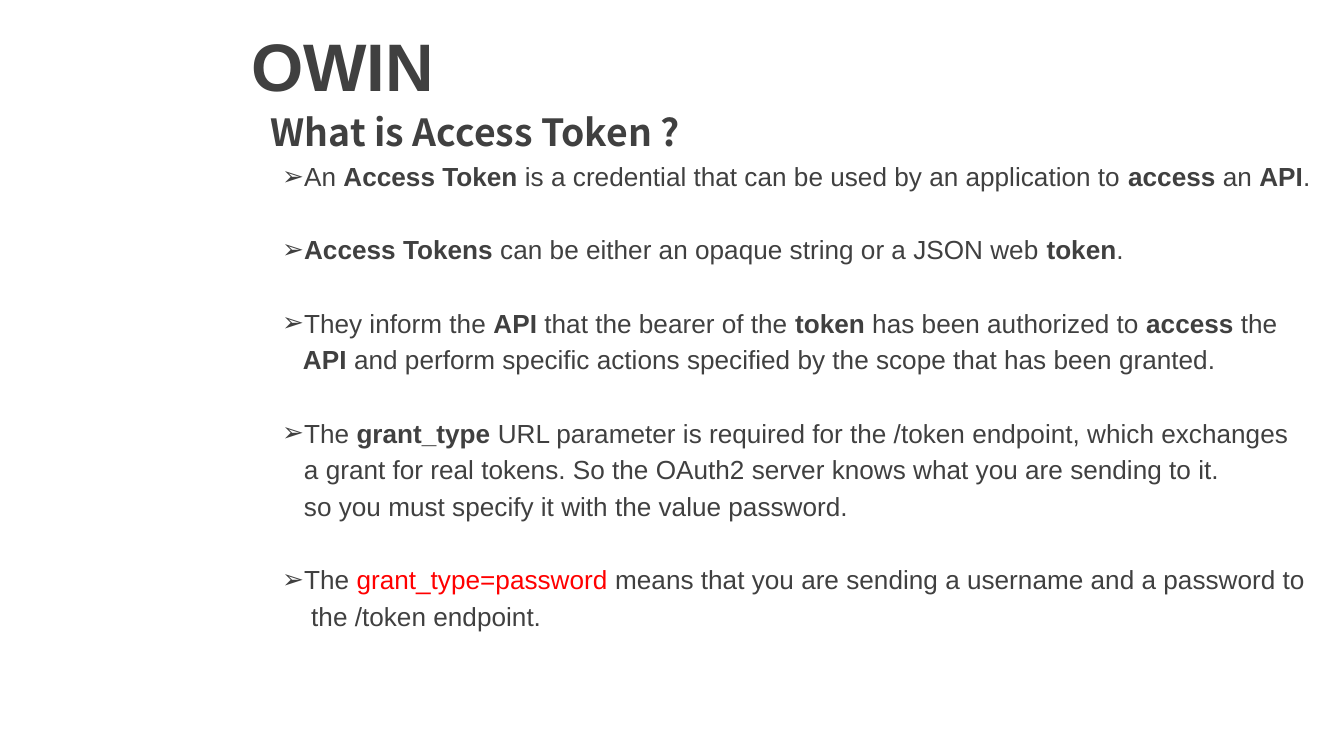
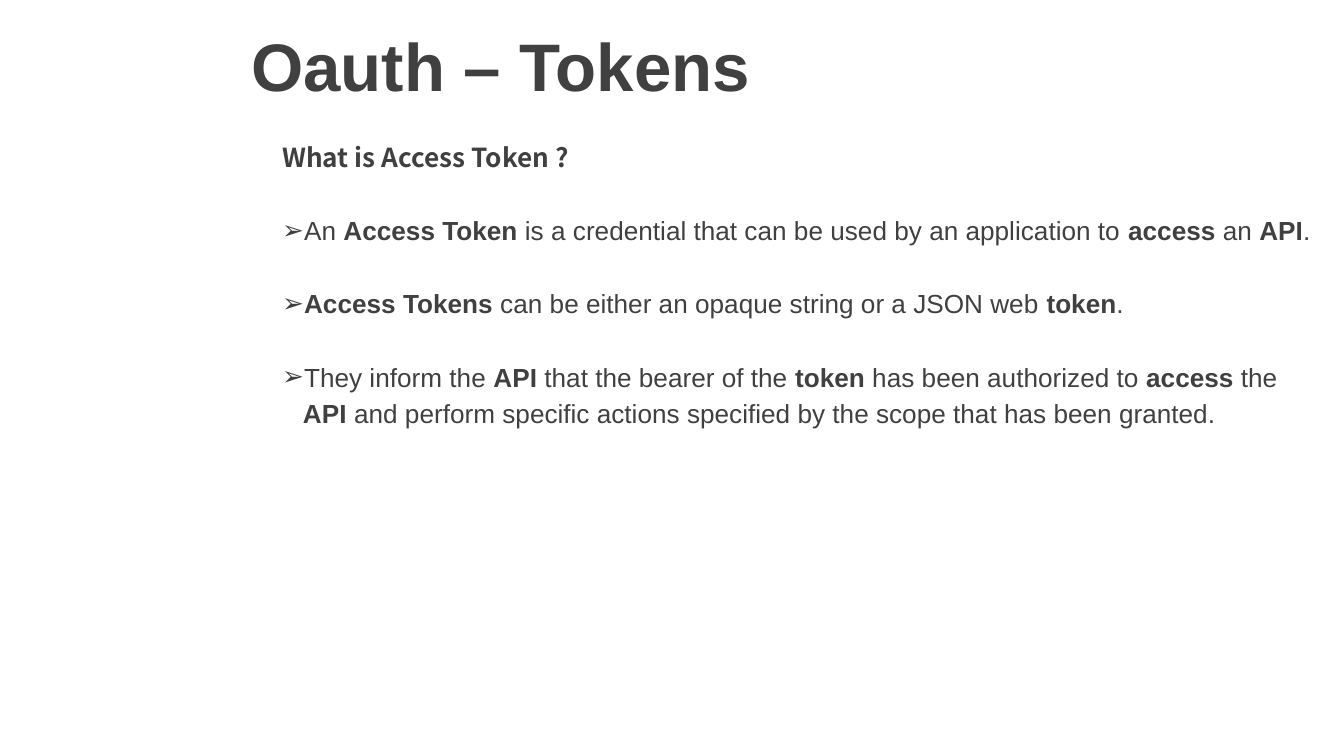
Before and after one commit to vgyureka/DotNetBig, a slide deck: slide 24 of webapiSecurity.pptx (slide 25 before the commit). Drawn at 1344x756 pixels with LibreOffice and Linux fonts; fonts in the diff are those of the drawing; background and template pictures are left out. Boxes give left, top, right and bottom in pixels: in the first picture for what was removed or moved away, otherwise in the second. Text is boxed around its words. In the diff, an @@ line names an element or a change of style, - is before the commit and + after.

```diff
--- a/webapiSecurity.pptx
+++ b/webapiSecurity.pptx
@@ title at bbox=[251, 42, 750, 92]: text changed @@
-OWIN
+Oauth – Tokens
@@ text "What is Access Token ?": place and size @@
-text "What is Access Token ?" at bbox=[303, 167, 1310, 631]
+text "What is Access Token ?" at bbox=[282, 146, 1310, 429]
@@ text removed at bbox=[271, 115, 652, 147] @@
-What is Access Token ?
@@ text at bbox=[282, 146, 550, 168]: paragraph added @@
+What is Access Token ?
@@ text at bbox=[304, 424, 1305, 631]: paragraphs removed @@
-➢ The grant_type URL parameter is required for the /token endpoint, which exchanges
-a grant for real tokens. So the OAuth2 server knows what you are sending to it.
-so you must specify it with the value password.
-➢ The grant_type=password means that you are sending a username and a password to
-the /token endpoint.
```
Also in this commit, not shown: 2 other slides changed, 8 slides added.
